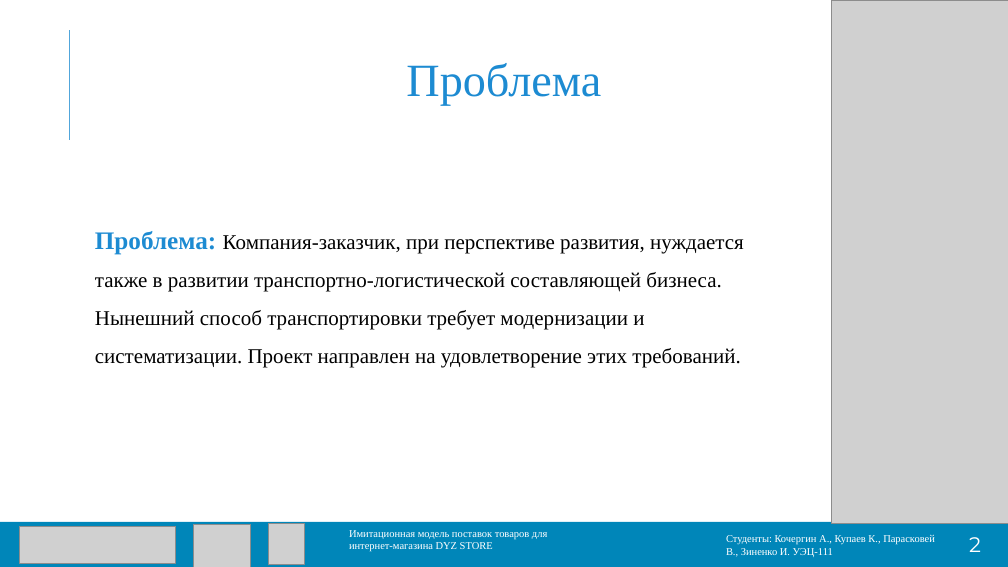
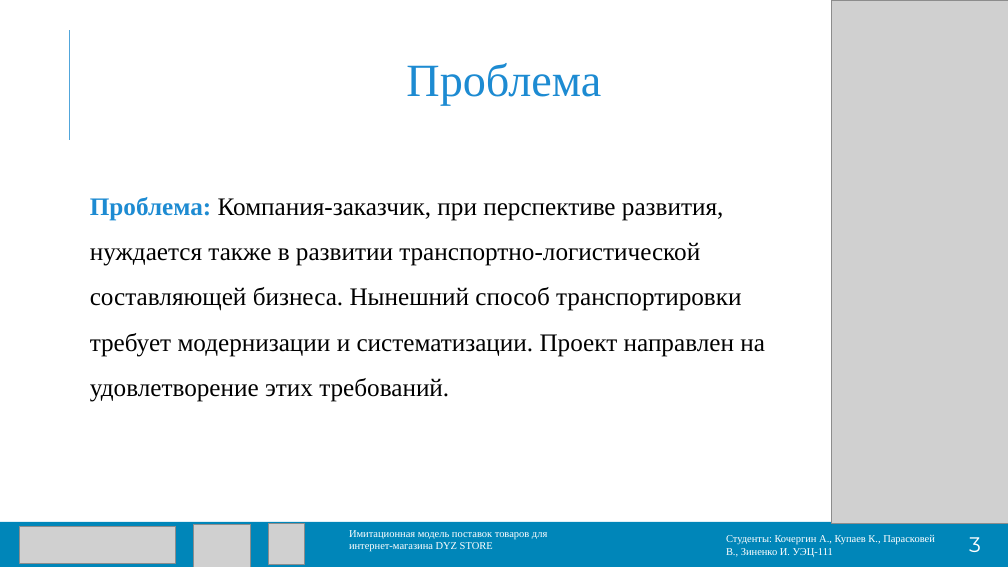
Before and after one commit to Exorser/DYZ-STORE, a slide deck: slide 3 of Postavki (1).pptx. Drawn at 1008x567 pixels with LibreOffice and Linux fonts; fonts in the diff are those of the drawing; grey boxes stand for pictures. Boxes give left, top, right and bottom in pixels: in the first picture for what was removed or moved away, otherwise in the second. Text is boxed around its words. In the diff, an @@ line names an element or a change of style, - is before the commit and + after.

```diff
--- a/Postavki (1).pptx
+++ b/Postavki (1).pptx
@@ text "Проблема: Компания-заказчик, при перспективе развития, ...": place and size @@
-text "Проблема: Компания-заказчик, при перспективе развития, ..." at [95,231,744,368]
+text "Проблема: Компания-заказчик, при перспективе развития, ..." at [90,197,765,402]
@@ text "Проблема: Компания-заказчик, при перспективе развития, ..." at [90,197,765,402]: size 20 to 24 pt @@
@@ text at [969,537,981,552]: text changed @@
-2
+3
```
Also in this commit, not shown: 8 other slides changed, 3 slides added.
